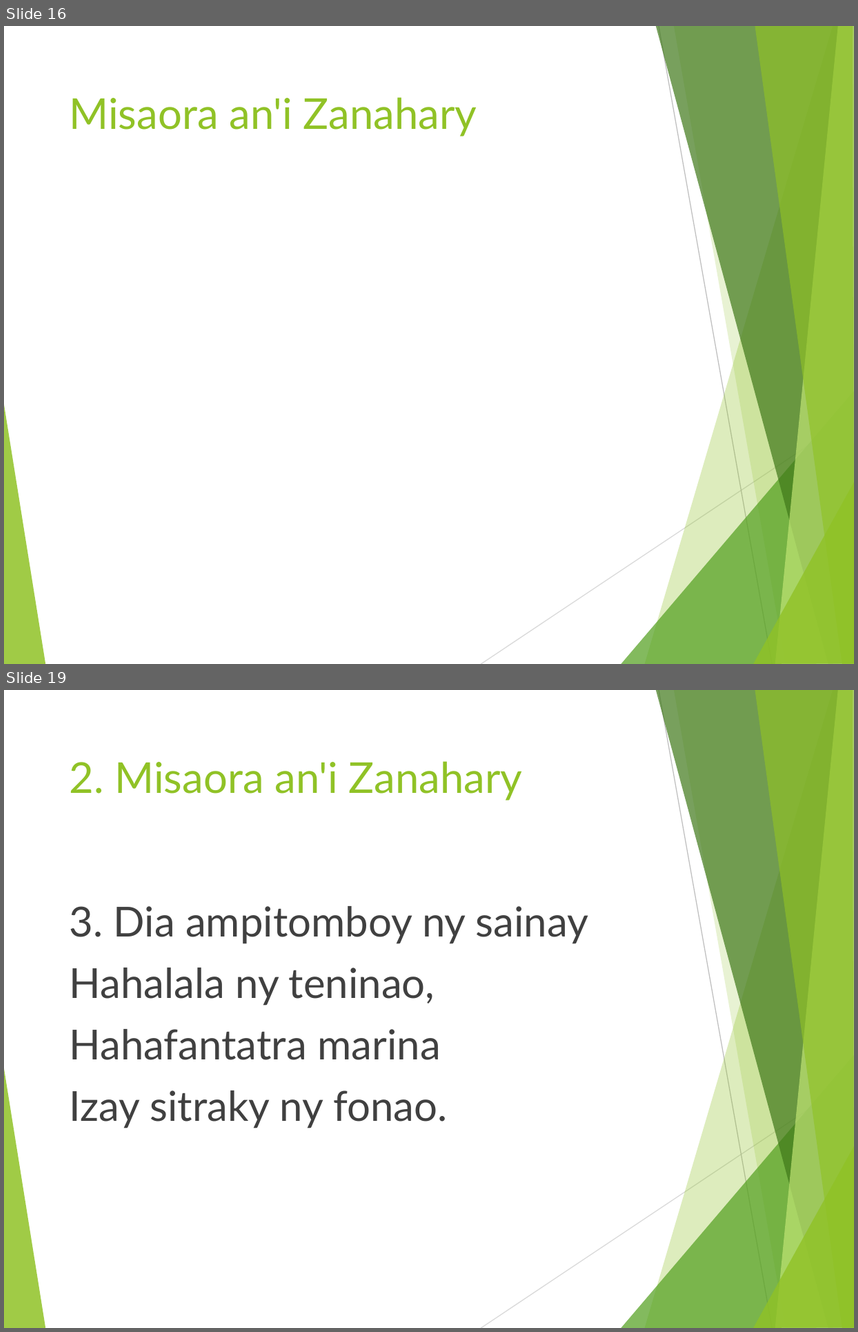
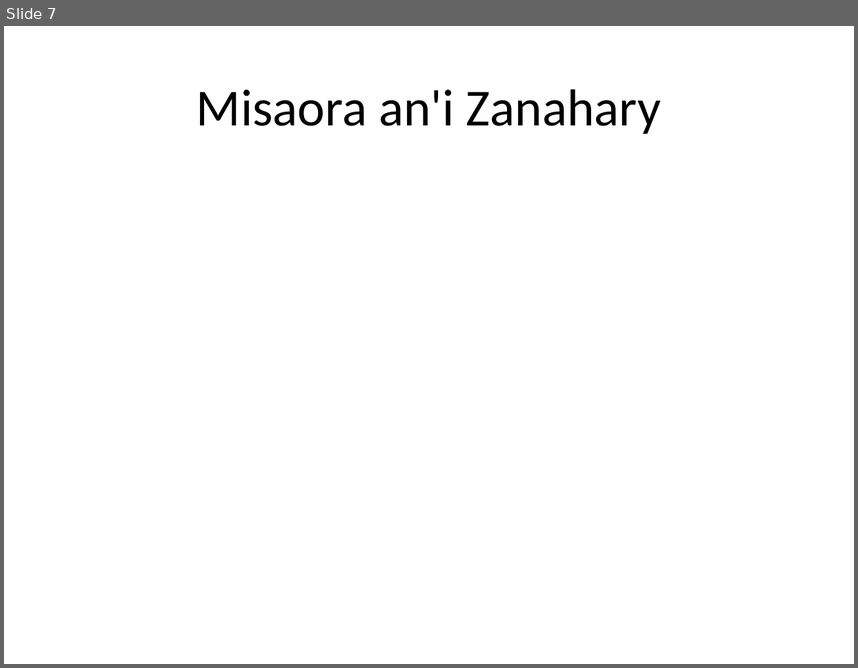
Before and after one commit to jojoX94/Powerpoint-cli--Python, a slide deck: chants.pptx. Shown one above the other, each under a label of ours: slides 16 and 19 before the commit, slide 7 after it; the slides between them are not shown. The pictures are 858x1332 and 858x668 pixels, drawn with LibreOffice and Linux fonts; fonts in the diff are those of the drawing; background and template pictures are left out. Boxes give left, top, right and bottom in pixels: in the first picture for what was removed or moved away, otherwise in the second. Text is boxed around its words. In the diff, an @@ line names an element or a change of style, - is before the commit and + after.

```diff
--- a/chants.pptx
+++ b/chants.pptx
@@ slide 19 removed at box(4, 690, 854, 1328), background #FFFFFF; not listed: 10 template elements that a slide beside it also shows @@
@@ title removed at box(69, 761, 523, 800) @@
-2. Misaora an'i Zanahary
@@ text removed at box(69, 906, 588, 1128) @@
-3. Dia ampitomboy ny sainay
-Hahalala ny teninao,
-Hahafantatra marina
-Izay sitraky ny fonao.
@@ what was slide 16 is now slide 7 @@
@@ slide 7 changed as well @@
@@ title "Misaora an'i Zanahary": place and size @@
-title "Misaora an'i Zanahary" at box(69, 97, 477, 136)
+title "Misaora an'i Zanahary" at box(197, 89, 662, 134)
@@ title "Misaora an'i Zanahary" at box(197, 89, 662, 134): size 36 to 44 pt, font Lato to Calibri, text colour #90C226 to #000000; alignment left to centre; vertical alignment top to middle @@
@@ group removed at box(4, 26, 854, 664): 8 freeform shapes, 2 lines @@
```
Also in this commit, not shown: 13 other slides changed, 22 other slides removed, 2 other files.
